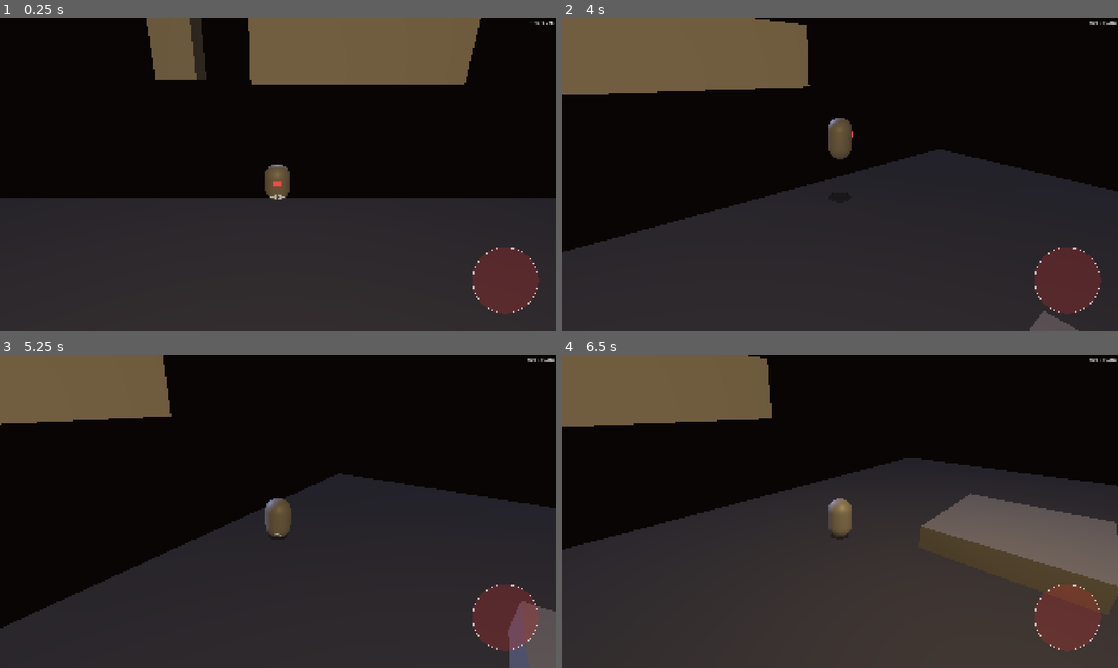
Above: before the commit, frames 1-4 (two rows, left to right).
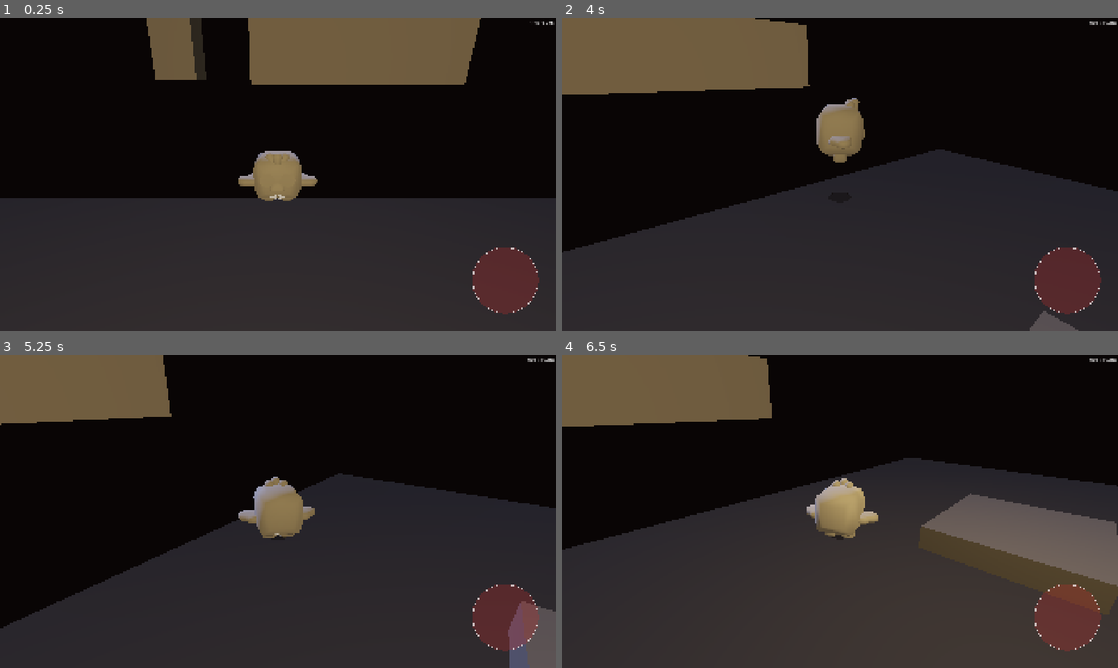
Above: after the commit, the same moments.

Repository: Adam-Vozzo/mobile-game-6
Game: Godot game, scene res://scenes/levels/threshold.tscn
The game is run twice, just before and just after one commit, with the same random seed, the same clock (stepped at 60 frames per second) and the same inputs.
Inputs (mouse positions are in pixels of both pictures, inside the frame that each line leads up to):
- Up to frame 1 (0.25 s): no input
- Up to frame 2 (4 s): tap Enter at 0.5 s; move the mouse to (962, 158) at 0.52 s; hold Right (move_right) 0.53-1.25 s; tap E (air_dash) at 0.6 s; click (962, 158) at 0.67 s; tap Space (jump) at 0.77, 1.07, 3.77 s; drag from (728, 190) to (812, 237) at 1.27 s; move the mouse to (895, 105) at 2.02 s; hold Right (move_right) 2.03-2.75 s; hold Shift 2.03-2.75 s; drag from (812, 237) to (673, 127) at 2.77 s; move the mouse to (1006, 221) at 3.52 s; hold Left (move_left) from 3.53 s (still down); hold Q from 3.53 s (still down)
- Up to frame 3 (5.25 s): tap Space (jump) at 4.07 s; release Left (move_left) at 4.25 s; release Q at 4.25 s; drag from (111, 464) to (194, 433) at 4.27 s; move the mouse to (305, 511) at 5.02 s; hold Down (move_down) from 5.03 s (still down); tap E (air_dash) at 5.1 s; click (305, 511) at 5.17 s
- Up to frame 4 (6.5 s): release Down (move_down) at 5.75 s; drag from (756, 433) to (728, 527) at 5.77 s

The runs differ from the first frame. In frame 1, 1.4% of the frame differs, in the area x 42-58%, y 42-59%; in frame 2, 1.3%; in frame 3, 1.6%, in the area x 42-57%, y 38-59%; in frame 4, 1.5%.

Commit message:
feat: Kenney asset acquisition — chick GLB wired as Stray (iter 88)
Three Kenney CC0 packs acquired and logged in assets/ASSETS.md:
- Cube Pets v1.0: animal-chick.glb → assets/art/character/ (Stray mesh)
- Factory Kit v3.0: 143 GLBs → assets/art/architecture/factory-kit/ (Zone 2/3 dressing)
- Space Station Kit: 97 GLBs → assets/art/architecture/space-station-kit/ (Zone 1/2 geometry)

player.tscn: Body (CapsuleMesh) + Accent (BoxMesh) removed; Chick PackedScene
instance (animal-chick.glb, scale=0.8) added under Visual. Collider unchanged.

player.gd: _body_mesh @onready changed to get_node_or_null("Visual/Body") as
MeshInstance3D — null-safe; existing null guards in _set_emission/_clear_emission
keep emission flash inert until wired to chick sub-mesh in art-pass iter.

Architecture dressing (kit pieces placed in Threshold scenes) deferred to next iter.
On-device pending: chick scale 0.8 and pivot alignment need device confirmation.

https://claude.ai/code/session_01625jtY4xN6nLisPnyuCmWP

Diff:
--- a/scenes/player/player.tscn
+++ b/scenes/player/player.tscn
@@ -1,34 +1,13 @@
-[gd_scene load_steps=11 format=3]
+[gd_scene load_steps=6 format=3]
 
 [ext_resource type="Script" path="res://scripts/player/player.gd" id="1_player"]
 [ext_resource type="Resource" path="res://resources/profiles/snappy.tres" id="2_snappy"]
 [ext_resource type="Script" path="res://scripts/player/blob_shadow.gd" id="3_blobshadow"]
+[ext_resource type="PackedScene" path="res://assets/art/character/animal-chick.glb" id="4_chick"]
 
 [sub_resource type="CapsuleShape3D" id="Shape_PlayerCapsule"]
 radius = 0.28
 height = 0.9
-
-[sub_resource type="StandardMaterial3D" id="Mat_StrayBody"]
-albedo_color = Color(0.78, 0.78, 0.82, 1)
-roughness = 0.55
-metallic = 0.2
-
-[sub_resource type="CapsuleMesh" id="Mesh_StrayBody"]
-material = SubResource("Mat_StrayBody")
-radius = 0.28
-height = 0.9
-
-[sub_resource type="StandardMaterial3D" id="Mat_StrayAccent"]
-albedo_color = Color(0.7, 0.05, 0.05, 1)
-roughness = 0.4
-metallic = 0.0
-emission_enabled = true
-emission = Color(1, 0.15, 0.15, 1)
-emission_energy_multiplier = 1.5
-
-[sub_resource type="BoxMesh" id="Mesh_StrayAccent"]
-material = SubResource("Mat_StrayAccent")
-size = Vector3(0.18, 0.12, 0.08)
 
 [node name="Player" type="CharacterBody3D" groups=["player"]]
 collision_layer = 2
@@ -44,13 +23,8 @@
 
 [node name="Visual" type="Node3D" parent="."]
 
-[node name="Body" type="MeshInstance3D" parent="Visual"]
-transform = Transform3D(1, 0, 0, 0, 1, 0, 0, 0, 1, 0, 0.45, 0)
-mesh = SubResource("Mesh_StrayBody")
-
-[node name="Accent" type="MeshInstance3D" parent="Visual"]
-transform = Transform3D(1, 0, 0, 0, 1, 0, 0, 0, 1, 0, 0.55, 0.27)
-mesh = SubResource("Mesh_StrayAccent")
+[node name="Chick" parent="Visual" instance=ExtResource("4_chick")]
+transform = Transform3D(0.8, 0, 0, 0, 0.8, 0, 0, 0, 0.8, 0, 0, 0)
 
 [node name="BlobShadow" type="Node3D" parent="."]
 script = ExtResource("3_blobshadow")
--- a/scripts/player/player.gd
+++ b/scripts/player/player.gd
@@ -75,7 +75,9 @@
 const _LAND_IMPACT_THRESHOLD := 0.15
 
 @onready var _visual: Node3D = $Visual
-@onready var _body_mesh: MeshInstance3D = $Visual/Body
+# Null after the chick mesh swap (Body node removed); emission flash is
+# temporarily inert. Wire to a specific chick sub-mesh in the art-pass iter.
+@onready var _body_mesh: MeshInstance3D = get_node_or_null("Visual/Body") as MeshInstance3D
 
 
 func _ready() -> void:
Binary file added: assets/art/architecture/factory-kit/arrow-basic-rounded.glb
Binary file added: assets/art/architecture/factory-kit/arrow-basic.glb
Binary file added: assets/art/architecture/factory-kit/arrow-rounded.glb
Binary file added: assets/art/architecture/factory-kit/arrow.glb
Binary file added: assets/art/architecture/factory-kit/box-large.glb
Binary file added: assets/art/architecture/factory-kit/box-long.glb
Binary file added: assets/art/architecture/factory-kit/box-small.glb
Binary file added: assets/art/architecture/factory-kit/box-wide.glb
Binary file added: assets/art/architecture/factory-kit/button-floor-round-small.glb
Binary file added: assets/art/architecture/factory-kit/button-floor-round.glb
Binary file added: assets/art/architecture/factory-kit/button-floor-square-small.glb
Binary file added: assets/art/architecture/factory-kit/button-floor-square.glb
(and 235 more such lines)
